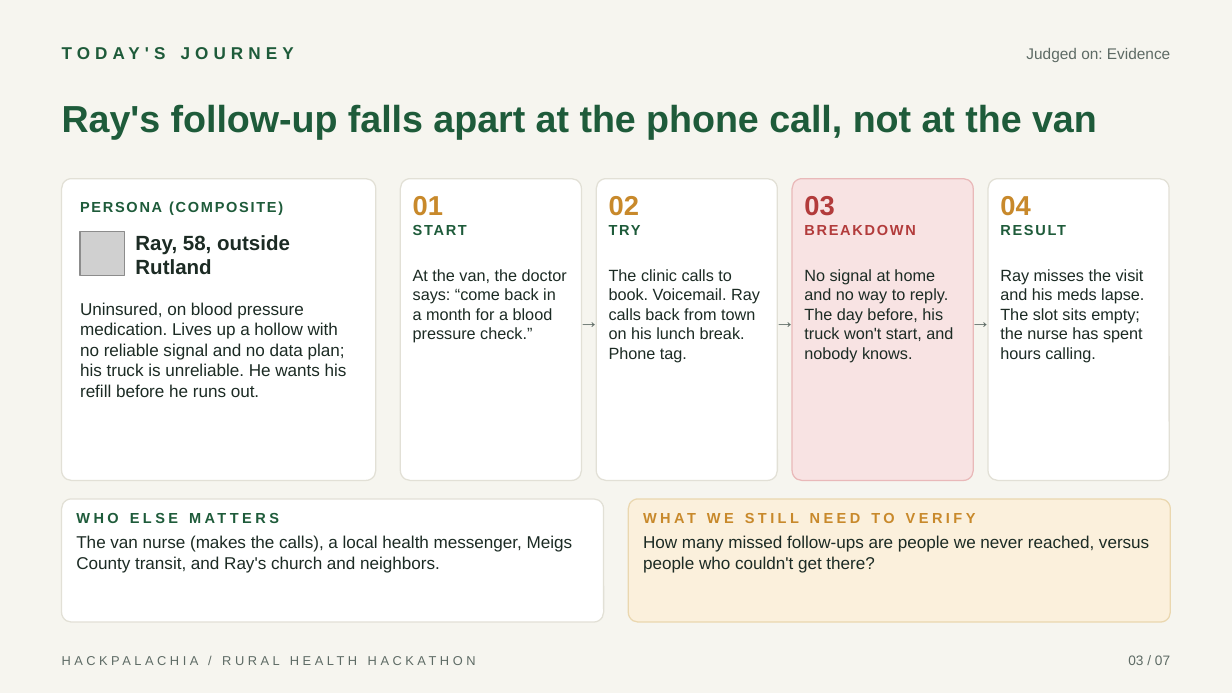
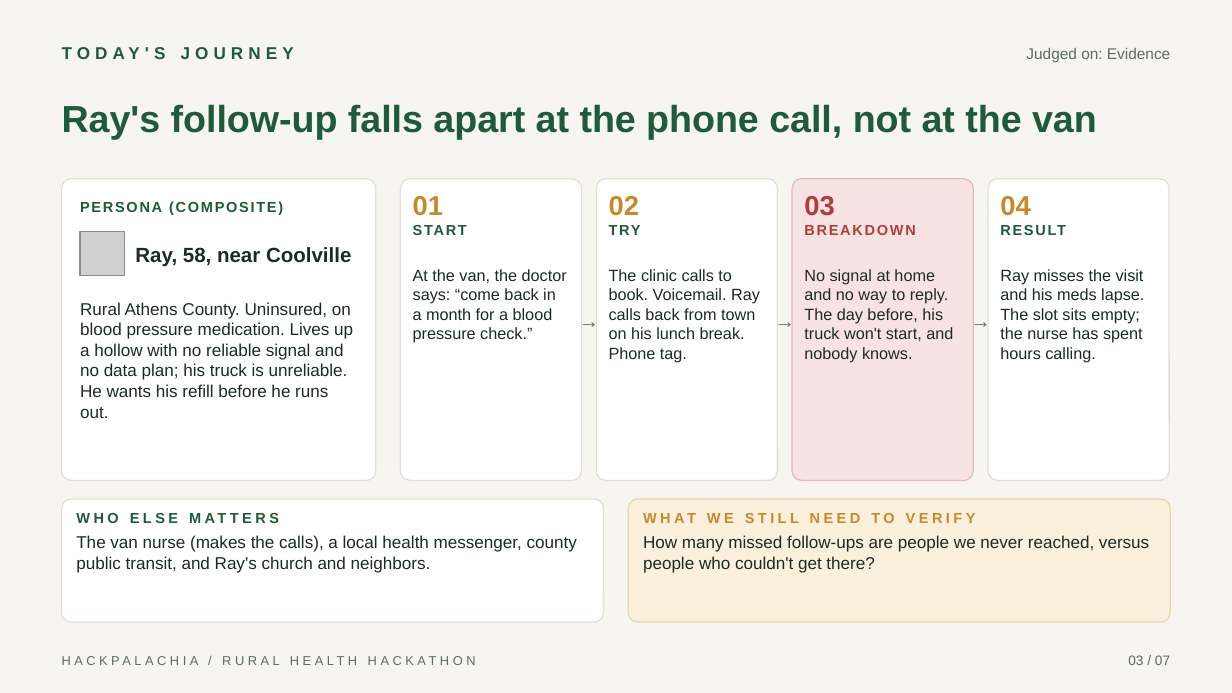
Before and after one commit to skylerfokine/book-without-calling, a slide deck: slide 3 of pitch/Book_Without_Calling_Pitch.pptx. Drawn at 1232x693 pixels with LibreOffice and Linux fonts; fonts in the diff are those of the drawing; grey boxes stand for pictures. Boxes give left, top, right and bottom in pixels: in the first picture for what was removed or moved away, otherwise in the second. Text is boxed around its words. In the diff, an @@ line names an element or a change of style, - is before the commit and + after.

```diff
--- a/pitch/Book_Without_Calling_Pitch.pptx
+++ b/pitch/Book_Without_Calling_Pitch.pptx
@@ text at (135, 247, 351, 267): text changed @@
-Ray, 58, outside Rutland
+Ray, 58, near Coolville
@@ text at (80, 302, 353, 418): text changed @@
-Uninsured, on blood pressure medication. Lives up a hollow with no reliable signal and no data plan; his truck is unreliable. He wants his refill before he runs out.
+Rural Athens County. Uninsured, on blood pressure medication. Lives up a hollow with no reliable signal and no data plan; his truck is unreliable. He wants his refill before he runs out.
@@ text at (76, 535, 577, 573): text changed @@
-The van nurse (makes the calls), a local health messenger, Meigs County transit, and Ray's church and neighbors.
+The van nurse (makes the calls), a local health messenger, county public transit, and Ray's church and neighbors.
```
Also in this commit, not shown: 5 other slides changed, 1 other file.
